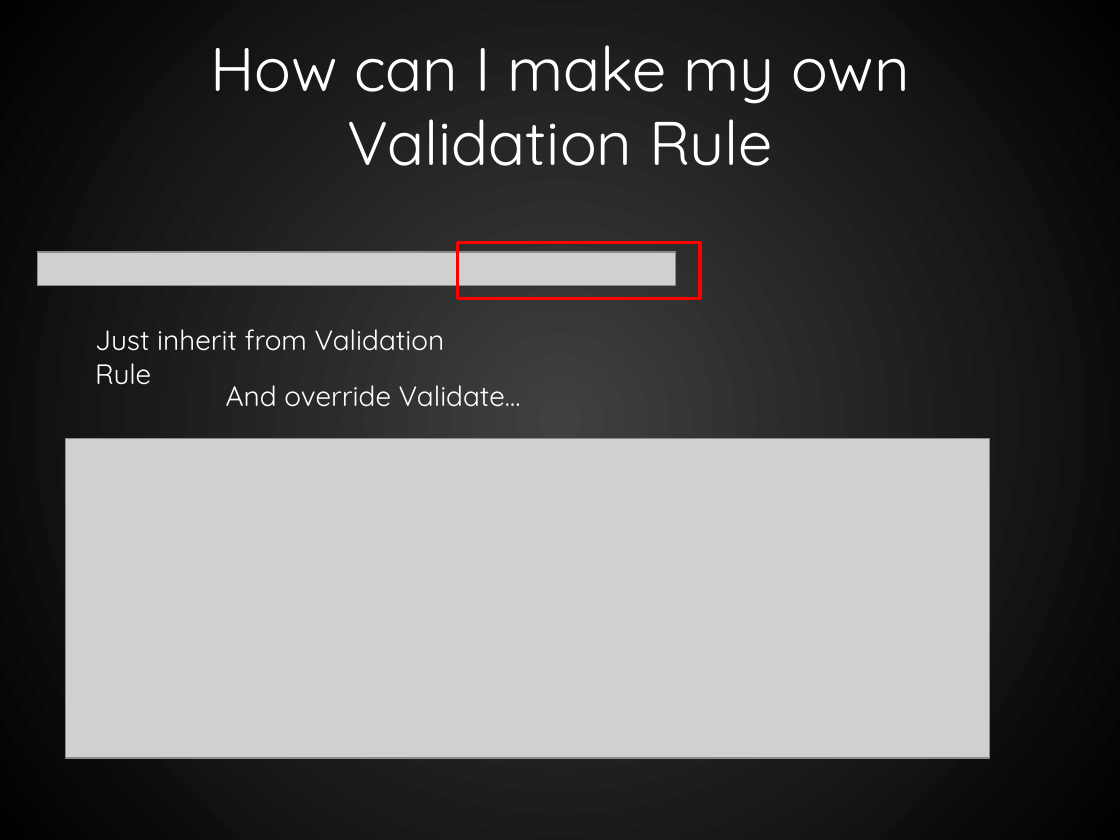
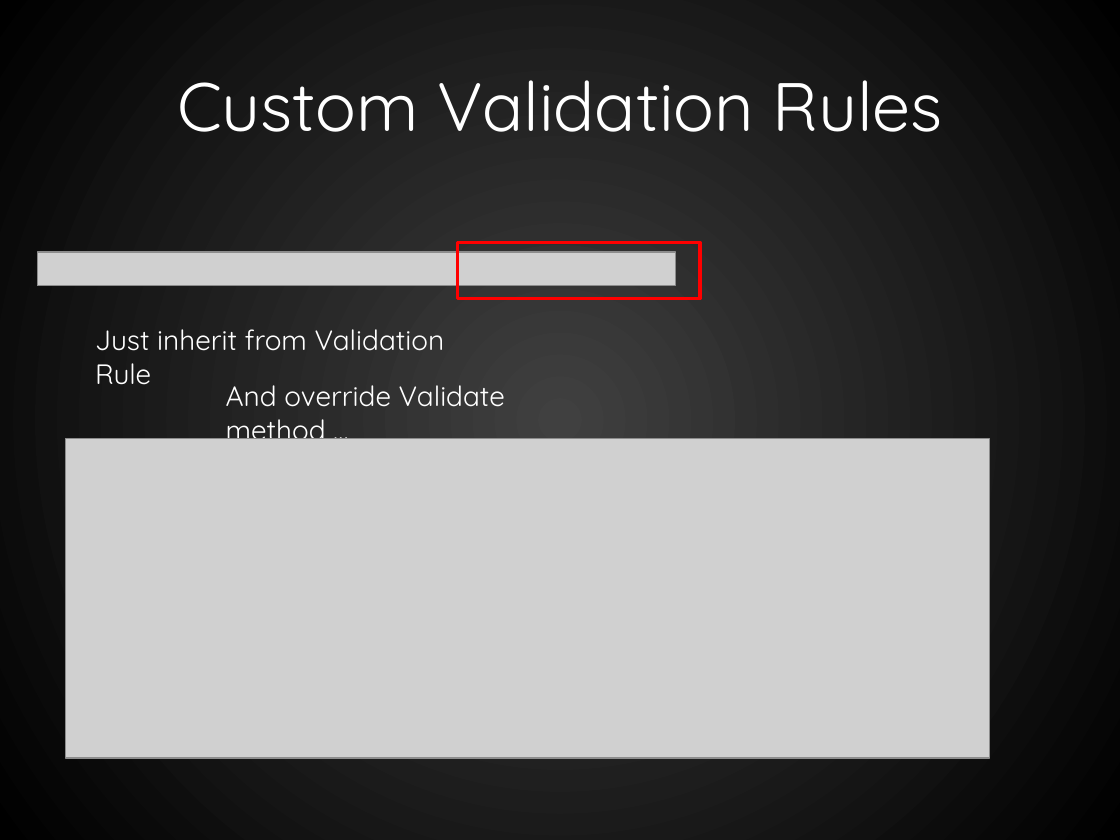
Before and after one commit to RookieOne/WPF-Input-Validation, a slide deck: slide 9 of WPF Validation.pptx. Drawn at 1120x840 pixels with LibreOffice and Linux fonts; fonts in the diff are those of the drawing; grey boxes stand for pictures. Boxes give left, top, right and bottom in pixels: in the first picture for what was removed or moved away, otherwise in the second. Text is boxed around its words. In the diff, an @@ line names an element or a change of style, - is before the commit and + after.

```diff
--- a/WPF Validation.pptx
+++ b/WPF Validation.pptx
@@ title at box(177, 80, 942, 132): text changed; size 39.6 to 44 pt @@
-How can I make my own Validation Rule
+Custom Validation Rules
@@ text at box(226, 385, 505, 448): text changed @@
-And override Validate…
+And override Validate method …
```
Also in this commit, not shown: 9 other slides changed, 18 slides added, 3 slides removed, 32 other files.
